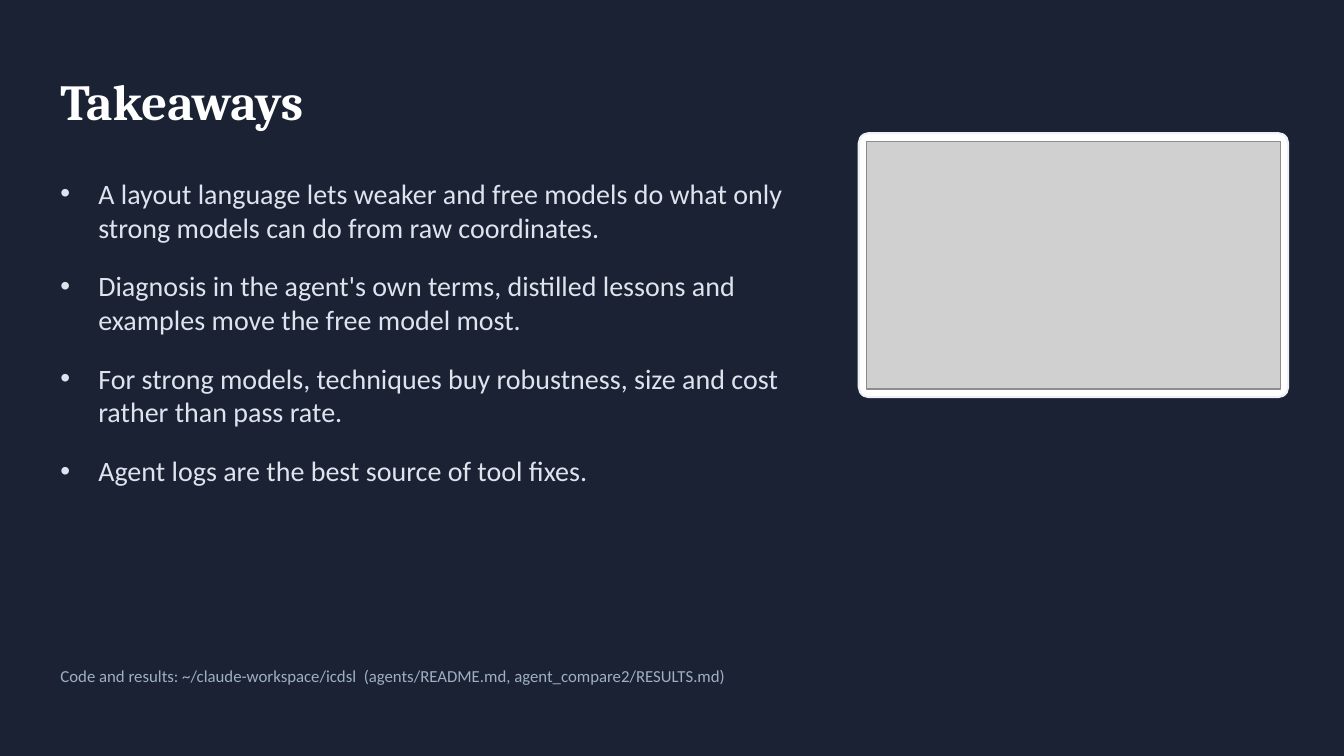
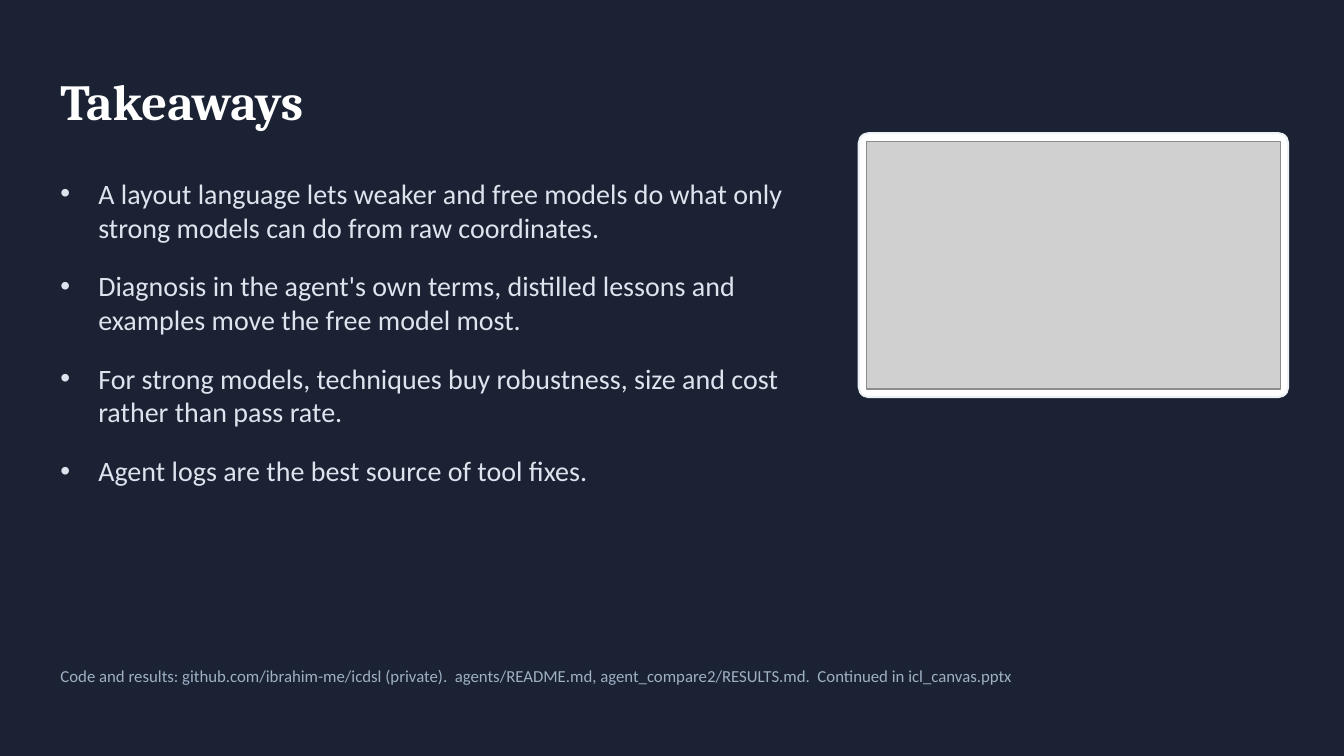
Before and after one commit to ibrahim-me/icdsl, a slide deck: slide 17 of slides/icl_results.pptx. Drawn at 1344x756 pixels with LibreOffice and Linux fonts; fonts in the diff are those of the drawing; grey boxes stand for pictures. Boxes give left, top, right and bottom in pixels: in the first picture for what was removed or moved away, otherwise in the second. Text is boxed around its words. In the diff, an @@ line names an element or a change of style, - is before the commit and + after.

```diff
--- a/slides/icl_results.pptx
+++ b/slides/icl_results.pptx
@@ text at bbox=[60, 670, 1011, 685]: text changed @@
-Code and results: ~/claude-workspace/icdsl (agents/README.md, agent_compare2/RESULTS.md)
+Code and results: github.com/ibrahim-me/icdsl (private). agents/README.md, agent_compare2/RESULTS.md. Continued in icl_canvas.pptx
```
Also in this commit, not shown: 1 other slide changed, 23 other files.
